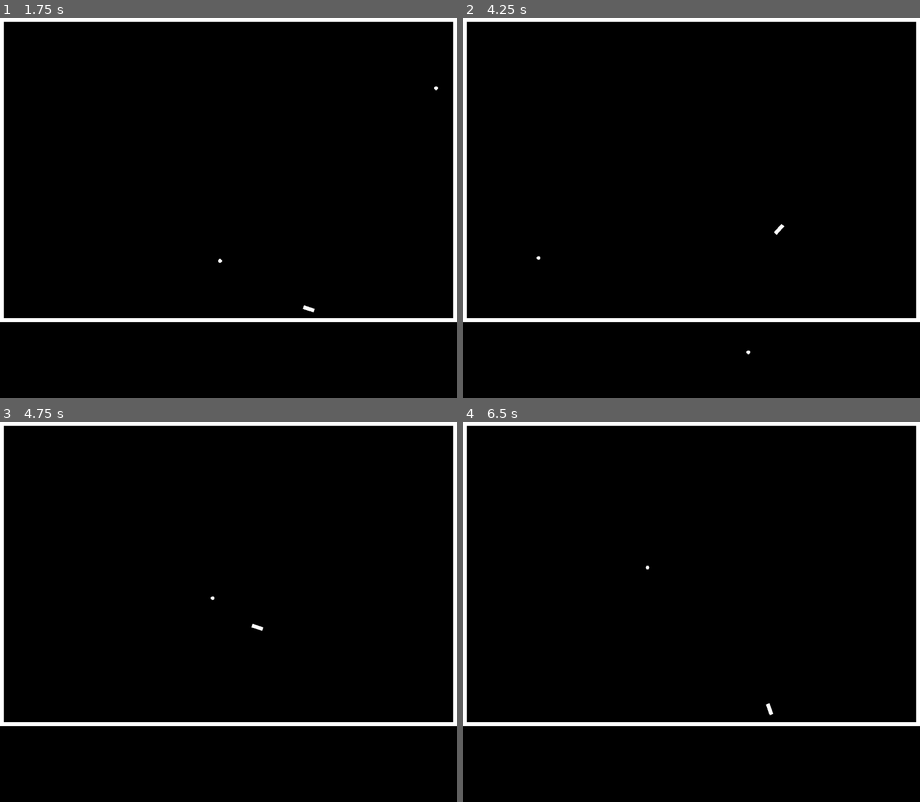
Above: before the commit, frames 1-4 (two rows, left to right).
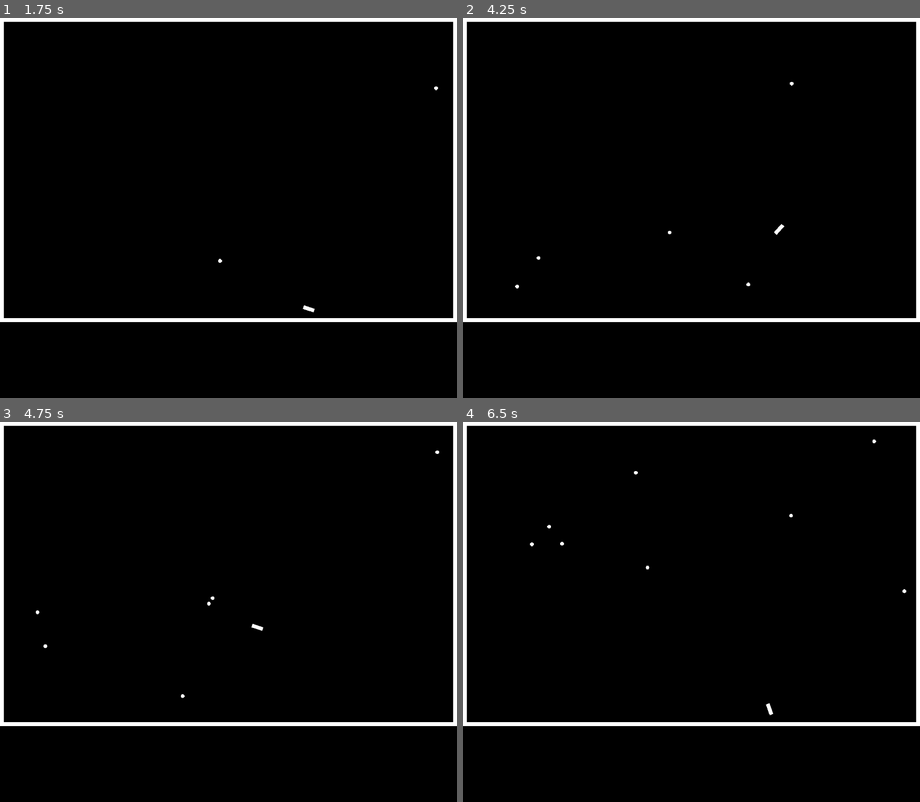
Above: after the commit, the same moments.

Repository: Christmas-Missionary/The-Last-Hexagon
Game: Godot game, scene res://src/main.tscn
Two runs of this game, one before a commit and one after it. Both use one fixed random seed, a clock stepped at 60 frames per second and the inputs below.
Inputs (mouse positions are in pixels of both pictures, inside the frame that each line leads up to):
- Up to frame 1 (1.75 s): tap Enter at 0.5 s; move the mouse to (329, 189) at 0.52 s; hold Right (right) 0.53-1.28 s; hold Space (shoot) 0.53-1.28 s; move the mouse to (137, 227) at 1.27 s; hold Down (down) from 1.28 s (still down); tap Space (shoot) at 1.35 s
- Up to frame 2 (4.25 s): tap Enter at 2 s; move the mouse to (737, 124) at 2.02 s; release Down (down) at 2.03 s; hold Right (right) 2.03-2.78 s; hold Space (shoot) 2.03-2.78 s; move the mouse to (668, 284) at 2.77 s; hold Up (up) 2.78-3.53 s; tap Space (shoot) at 2.85 s; move the mouse to (828, 265) at 3.52 s; hold Left (left) from 3.53 s (still down); hold Space (shoot) from 3.53 s (still down)
- Up to frame 3 (4.75 s): keep holding Left (left); move the mouse to (91, 555) at 4.27 s; release Space (shoot) at 4.28 s; tap Space (shoot) at 4.35 s
- Up to frame 4 (6.5 s): move the mouse to (714, 612) at 5.02 s; release Left (left) at 5.03 s; hold Down (down) 5.03-5.78 s; hold Space (shoot) 5.03-5.78 s; move the mouse to (622, 517) at 5.77 s; hold Right (right) from 5.78 s (still down); tap Space (shoot) at 5.85 s

Frame 1 is identical in both runs. In frame 2, less than 0.1% of the frame differs, in the area x 11-73%, y 16-89%; in frame 3, less than 0.1%; in frame 4, less than 0.1%, in the area x 14-97%, y 4-46%.

Commit message:
bullets bounce off of walls now

Diff:
--- a/src/bullet.gd
+++ b/src/bullet.gd
@@ -1,13 +1,22 @@
 extends Area2D
+class_name Bullet
 
 const SPEED: float = 600.0
 
 var velocity: Vector2 = Vector2()
 
-func spawn(pos: Vector2, dir: Vector2):
+func _spawn(pos: Vector2, dir: Vector2):
 	velocity = dir * SPEED
 	pos += (velocity / 20)
 	position = pos
 
 func _physics_process(delta: float) -> void:
 	position += velocity * delta
+
+func bounce(wall_name: StringName) -> void:
+	match (wall_name):
+		&"UpWall": velocity.y = -velocity.y
+		&"DownWall": velocity.y = -velocity.y
+		&"RightWall": velocity.x = -velocity.x
+		&"LeftWall": velocity.x = -velocity.x
+		_: printerr("Object, " + wall_name + ", has wall.gd when it is not supposed to for bullet method, 'bounce'.")
--- a/src/bullet.tscn
+++ b/src/bullet.tscn
@@ -6,7 +6,6 @@
 
 [node name="Bullet" type="Area2D"]
 process_mode = 1
-monitorable = false
 script = ExtResource("1_t36c6")
 
 [node name="CollisionShape2D" type="CollisionShape2D" parent="."]
--- a/src/main.tscn
+++ b/src/main.tscn
@@ -1,8 +1,9 @@
-[gd_scene load_steps=5 format=3 uid="uid://i5wqqb7rnubc"]
+[gd_scene load_steps=6 format=3 uid="uid://i5wqqb7rnubc"]
 
 [ext_resource type="Script" path="res://src/player.gd" id="1_ji48a"]
 [ext_resource type="Script" path="res://src/player_gun.gd" id="2_d4w3d"]
 [ext_resource type="Shape2D" uid="uid://dp4vxi575ml5m" path="res://collision_shapes/horizonal_wall_collision.tres" id="2_mfngk"]
+[ext_resource type="Script" path="res://src/wall.gd" id="3_4rowq"]
 [ext_resource type="Shape2D" uid="uid://d3bnq5u8foyj5" path="res://collision_shapes/vertical_wall_collision.tres" id="3_ab31u"]
 
 [node name="Main" type="Node2D"]
@@ -35,6 +36,7 @@
 
 [node name="UpWall" type="Area2D" parent="."]
 position = Vector2(500, 5)
+script = ExtResource("3_4rowq")
 
 [node name="ColorRect" type="ColorRect" parent="UpWall"]
 anchors_preset = 15
@@ -53,6 +55,7 @@
 
 [node name="DownWall" type="Area2D" parent="."]
 position = Vector2(600, 795)
+script = ExtResource("3_4rowq")
 
 [node name="ColorRect" type="ColorRect" parent="DownWall"]
 anchors_preset = 15
@@ -71,6 +74,7 @@
 
 [node name="RightWall" type="Area2D" parent="."]
 position = Vector2(1195, 500)
+script = ExtResource("3_4rowq")
 
 [node name="ColorRect" type="ColorRect" parent="RightWall"]
 anchors_preset = 15
@@ -90,6 +94,7 @@
 
 [node name="LeftWall" type="Area2D" parent="."]
 position = Vector2(5, 400)
+script = ExtResource("3_4rowq")
 
 [node name="ColorRect" type="ColorRect" parent="LeftWall"]
 anchors_preset = 15
@@ -105,3 +110,8 @@
 
 [node name="CollisionShape2D" type="CollisionShape2D" parent="LeftWall"]
 shape = ExtResource("3_ab31u")
+
+[connection signal="area_entered" from="UpWall" to="UpWall" method="_figure_out_impact"]
+[connection signal="area_entered" from="DownWall" to="DownWall" method="_figure_out_impact"]
+[connection signal="area_entered" from="RightWall" to="RightWall" method="_figure_out_impact"]
+[connection signal="area_entered" from="LeftWall" to="LeftWall" method="_figure_out_impact"]
--- a/src/player.gd
+++ b/src/player.gd
@@ -24,5 +24,5 @@
 	if event.is_action_pressed(&"shoot"):
 		var bullet: Node = _BULLET_SCENE.instantiate()
 		add_sibling(bullet, true)
-		has_shot.connect(Callable(bullet, &"spawn"), CONNECT_ONE_SHOT)
+		has_shot.connect(Callable(bullet, &"_spawn"), CONNECT_ONE_SHOT)
 		has_shot.emit(position, Vector2.RIGHT.rotated(gun.rotation))
--- /dev/null
+++ b/src/wall.gd
@@ -0,0 +1,5 @@
+extends Area2D
+
+func _figure_out_impact(area: Area2D) -> void:
+	if area is Bullet:
+		(area as Bullet).bounce(name)
